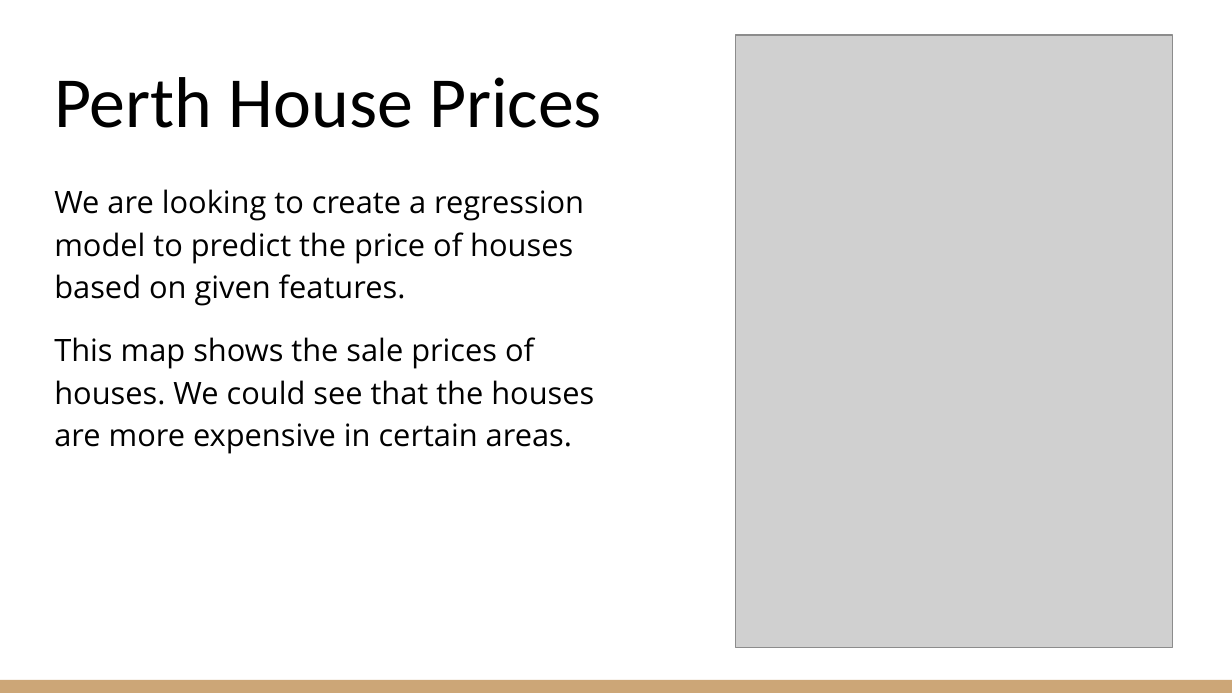
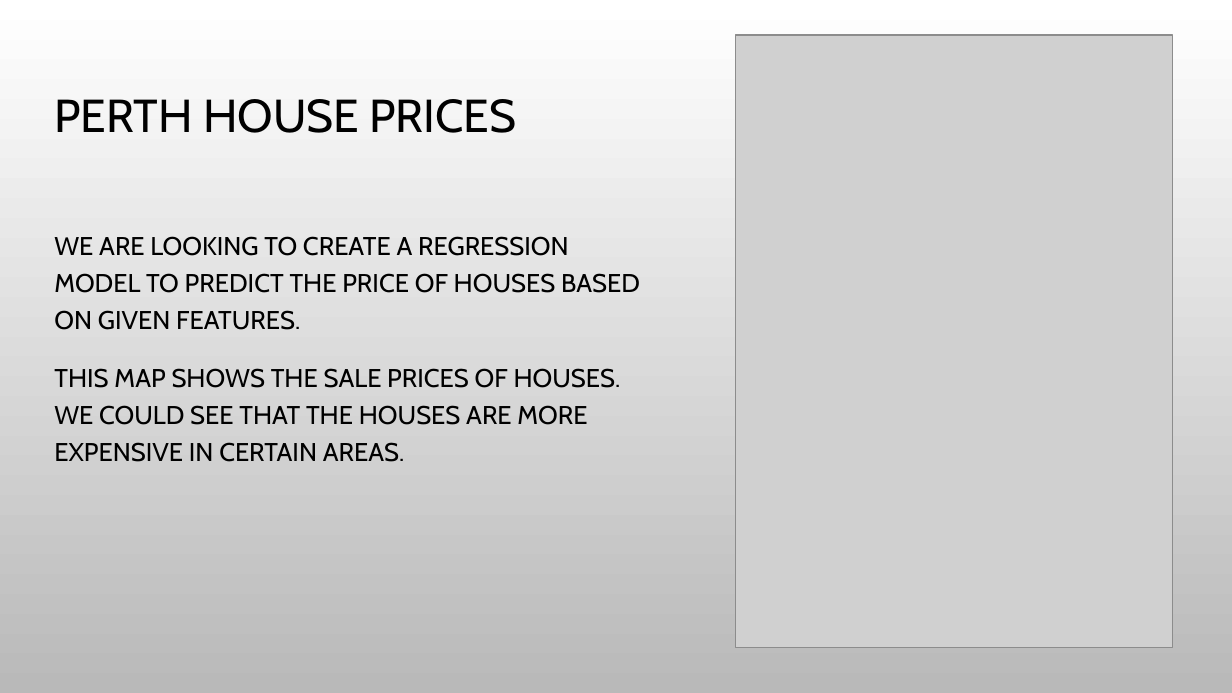
Before and after one commit to bradsmart1998/Project_4_Real_Estate_Regression, a slide deck: slide 3 of Project 4 - Perth House Prices.pptx. Drawn at 1232x693 pixels with LibreOffice and Linux fonts; fonts in the diff are those of the drawing; grey boxes stand for pictures; background and template pictures are left out. Boxes give left, top, right and bottom in pixels: in the first picture for what was removed or moved away, otherwise in the second. Text is boxed around its words. In the diff, an @@ line names an element or a change of style, - is before the commit and + after.

```diff
--- a/Project 4 - Perth House Prices.pptx
+++ b/Project 4 - Perth House Prices.pptx
@@ background #FFFFFF to picture (left out) @@
@@ title at (54,99,516,133): text changed; size 42 to 27 pt; font Calibri to Cabin @@
-Perth House Prices
+PERTH HOUSE PRICES
@@ text at (54,236,640,462): text changed; size 18 to 15 pt; font Open Sans to Cabin @@
-We are looking to create a regression model to predict the price of houses based on given features.
-This map shows the sale prices of houses. We could see that the houses are more expensive in certain areas.
+WE ARE LOOKING TO CREATE A REGRESSION MODEL TO PREDICT THE PRICE OF HOUSES BASED ON GIVEN FEATURES.
+THIS MAP SHOWS THE SALE PRICES OF HOUSES. WE COULD SEE THAT THE HOUSES ARE MORE EXPENSIVE IN CERTAIN AREAS.
@@ rectangle removed at (0,680,1232,693) @@
```
Also in this commit, not shown: 12 other slides changed.
